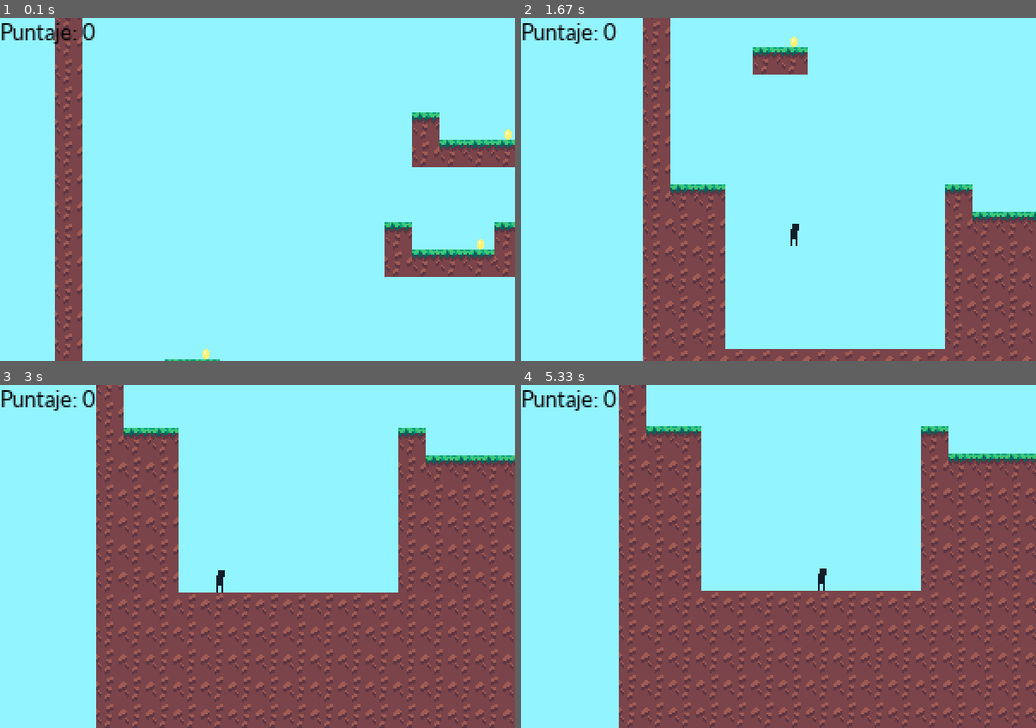
Above: before the commit, frames 1-4 (two rows, left to right).
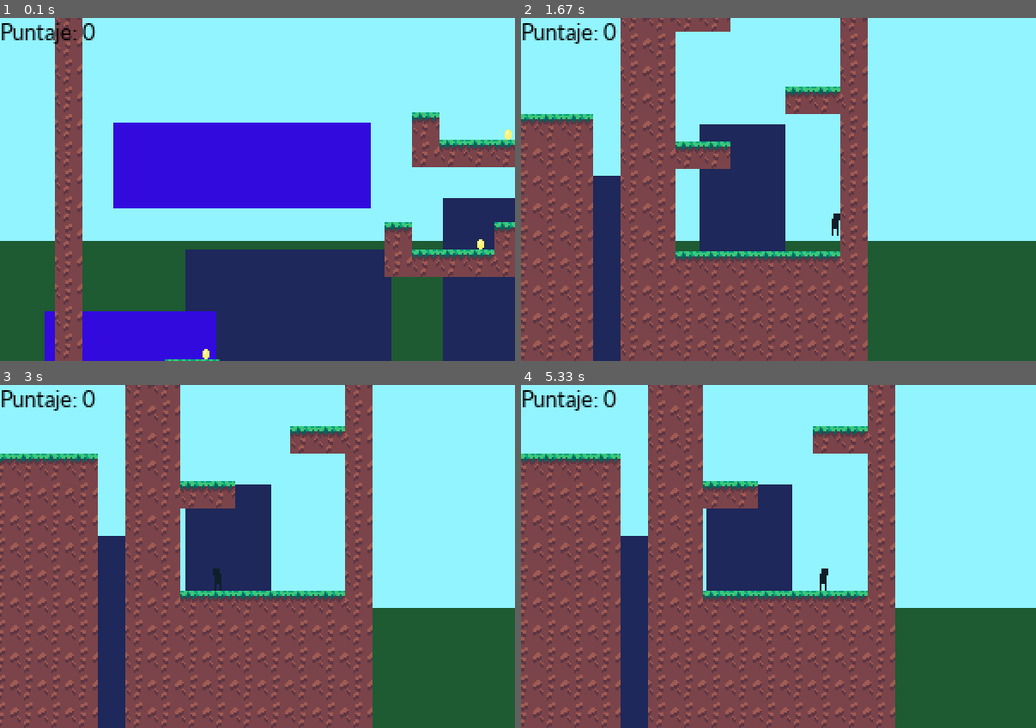
Above: after the commit, the same moments.

Repository: Kyozons/PasswordValidator
Game: pygame game, started from pygames/project_1/project.py
The game is run twice, just before and just after one commit, with the same random seed, the same clock (stepped at 60 frames per second) and the same inputs.
Inputs (mouse positions are in pixels of both pictures, inside the frame that each line leads up to):
- Up to frame 1 (0.1 s): no input
- Up to frame 2 (1.67 s): press the mouse at (757, 203) at 0.37 s; move the mouse to (850, 192) at 0.47 s; release the mouse at (943, 179) at 0.6 s; hold Right 0.67-1.13 s; hold Up 1.17-1.47 s; press the mouse at (757, 203) at 1.53 s; move the mouse to (809, 138) at 1.63 s
- Up to frame 3 (3 s): release the mouse at (334, 436) at 1.77 s; hold Right 1.83-2.3 s; hold Left 2.33-2.87 s; hold Left from 2.9 s (still down)
- Up to frame 4 (5.33 s): release Left at 3.3 s; hold Up 3.33-3.7 s; hold Right 3.73-4.37 s; hold Left 4.4-4.87 s; hold Right from 4.9 s (still down)

The runs differ from the first frame. In frame 1, 45% of the frame differs, in the area x 0-100%, y 30-100%; in frame 2, 58%; in frame 3, 59%, in the area x 0-100%, y 0-100%; in frame 4, 58%.

Commit message:
Practice parallax

Diff:
--- a/pygames/project_1/map.txt
+++ b/pygames/project_1/map.txt
@@ -20,7 +20,7 @@
 1000000000000000000000000000000011111110112200001
 1000000000000000000000000000000011111110110000001
 1220000000020000000000000000222211111110110000001
-1110000000012222222222222222111111111110110000041
+1110000000012222222222222222111111111110110000001
 1110000000011111111111111111111111111110112222221
 1110000000011111111111111111111111111110111111111
 1110000000011111111111111111111111111110111111111
--- a/pygames/project_1/project.py
+++ b/pygames/project_1/project.py
@@ -25,6 +25,7 @@
     coin_image = pygame.image.load('data/images/coin.png').convert()
     coin_image.set_colorkey((255,255,255))
 
+    player_flip = False
     # Text
     bottom_font = pygame.font.SysFont('Corbel', 15)
     win_font = pygame.font.SysFont('Corbel', 35)
@@ -52,26 +53,37 @@
     # Scrolling
     true_scroll = [0,0]
 
+    # Background Objects
+    background_objects = [[0.25,[250,120,50,150]],[0.25,[100,150,120,150]],[0.5,[10,200,100,200]],[0.5,[50,90,150,50]]]
+
+
     coin_rects = []
-    empty_tiles = []
     y = 0
     for row in game_map:
         x = 0
         for tile in row:
             if tile == '3':
                 coin_rects.append(pygame.Rect(x * 16, y * 16, 5, 4))
-            if tile == '4':
-                empty_tiles.append(pygame.Rect(x*16,y*16,16,16))
             x += 1
         y += 1
     while True:  # Game Loop
         display.fill((146,244,255))
+
 
         true_scroll[0] += (player_rect.x-true_scroll[0]-152)/20
         true_scroll[1] += (player_rect.y-true_scroll[1]-106)/20
         scroll = true_scroll.copy()
         scroll[0] = int(scroll[0])
         scroll[1] = int(scroll[1])
+
+        pygame.draw.rect(display,(30,90,50),pygame.Rect(0,130,300,70))
+        for background_object in background_objects:
+            obj_rect = pygame.Rect(background_object[1][0]-scroll[0]*background_object[0],background_object[1][1]-scroll[1]*background_object[0],background_object[1][2],background_object[1][3])
+            if background_object[0] == 0.5:
+                pygame.draw.rect(display,(50,10,222),obj_rect)
+            else:
+                pygame.draw.rect(display,(30,40,90),obj_rect)
+
 
 
         tile_rects = []
@@ -107,11 +119,15 @@
         bottom_text_rect.centerx = win_text_rect.centerx
         bottom_text_rect.centery = win_text_rect.bottom
 
-        if player_rect.colliderect(empty_tiles[0]) and coins_collected == coins_to_win:
+        if 763 >= player_rect.x >= 755 and 355 >= player_rect.y >= 352 and coins_collected == coins_to_win:
+            moving_left = False
+            moving_right = False
+            jumps_remaining = 0
+            vertical_momentum = 0
             display.blit(win_text, win_text_rect)
             display.blit(bottom_text, bottom_text_rect)
 
-        display.blit(player_image, (player_rect.x - scroll[0], player_rect.y - scroll[1]))
+        display.blit(pygame.transform.flip(player_image, player_flip, False), (player_rect.x-scroll[0], player_rect.y-scroll[1]))
         surface = pygame.transform.scale(display, SCREEN_SIZE)
         screen.blit(surface,(0,0))
 
@@ -126,10 +142,13 @@
             vertical_momentum = 3
 
 
+        if player_movement[0] > 0:
+            player_flip = False
+        if player_movement[0] < 0:
+            player_flip = True
 
 
         player_rect, collisions = e.move(player_rect, player_movement, tile_rects)
-        display.blit(player_image, (player_rect.x, player_rect.y))
 
 
 
@@ -186,6 +205,9 @@
                     moving_right = False
                 if event.key == K_LEFT or event.key == K_a:
                     moving_left = False
+            if event.type == MOUSEBUTTONUP:
+                player_rect.x = 752
+                player_rect.y = 352
 
 
         pygame.display.update()
